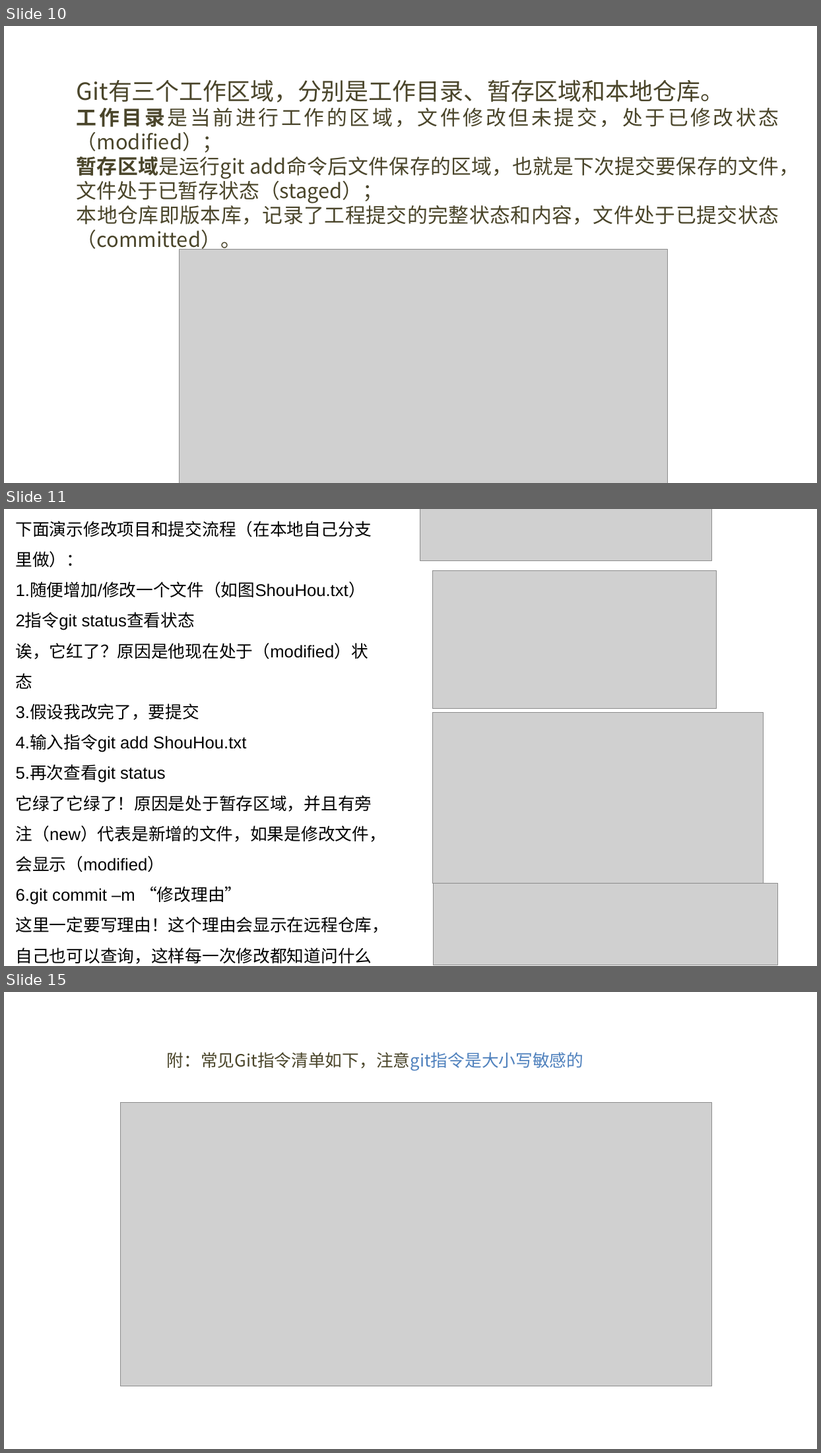
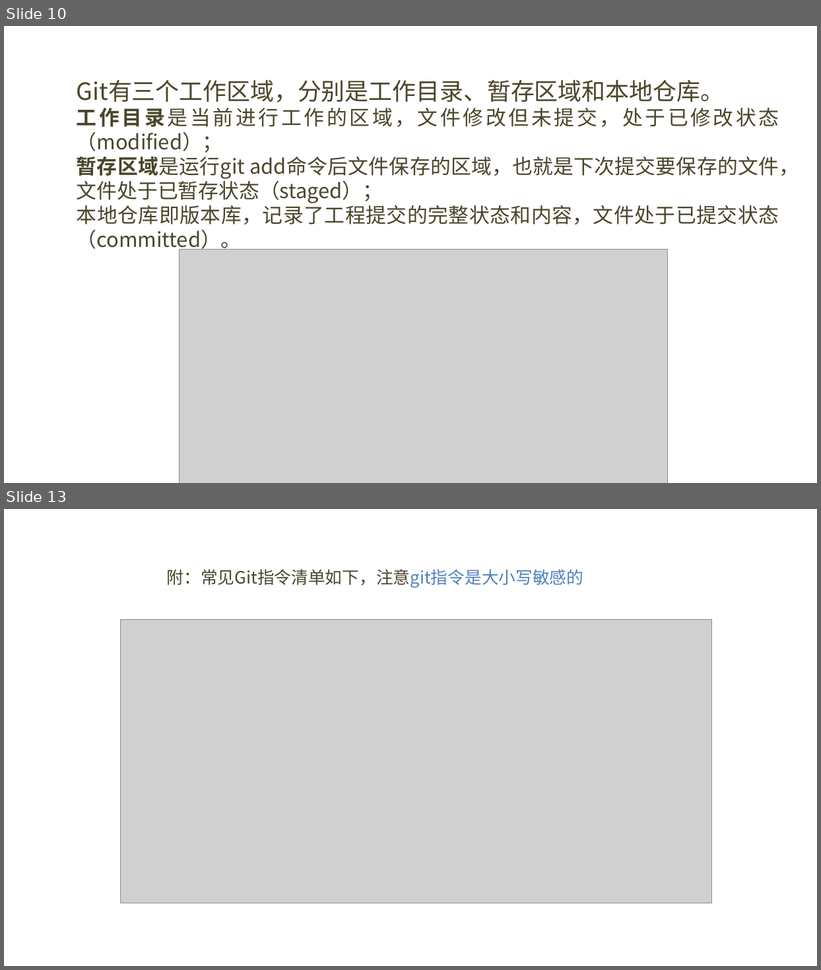
Before and after one commit to BUAAVolunteer/BUAAVolunteer-Learn, a slide deck: 教学文档/01 开发准备/01 Git操作ppt.pptx. Shown one above the other, each under a label of ours: slides 10, 11 and 15 before the commit, slides 10 and 13 after it; the slides between them are not shown. The pictures are 821x1453 and 821x970 pixels, drawn with LibreOffice and Linux fonts; fonts in the diff are those of the drawing; grey boxes stand for pictures; background and template pictures are left out. Boxes give left, top, right and bottom in pixels: in the first picture for what was removed or moved away, otherwise in the second. Text is boxed around its words. In the diff, an @@ line names an element or a change of style, - is before the commit and + after.

Commit message:
修改01教学文档材料

```diff
--- a/教学文档/01 开发准备/01 Git操作ppt.pptx
+++ b/教学文档/01 开发准备/01 Git操作ppt.pptx
@@ slide 11 removed at box(4, 509, 817, 966), background picture (left out) @@
@@ text removed at box(16, 521, 389, 964) @@
-下面演示修改项目和提交流程（在本地自己分支里做）：
-1.随便增加/修改一个文件（如图ShouHou.txt）
-2指令git status查看状态
-诶，它红了？原因是他现在处于（modified）状态
-3.假设我改完了，要提交
-4.输入指令git add ShouHou.txt
-5.再次查看git status
-它绿了它绿了！原因是处于暂存区域，并且有旁注（new）代表是新增的文件，如果是修改文件，会显示（modified）
-6.git commit –m “修改理由”
-这里一定要写理由！这个理由会显示在远程仓库，自己也可以查询，这样每一次修改都知道问什么
@@ picture removed at box(420, 509, 712, 561) @@
@@ picture removed at box(433, 570, 717, 708) @@
@@ picture removed at box(433, 713, 764, 883) @@
@@ picture removed at box(434, 884, 778, 965) @@
@@ what was slide 15 is now slide 13 @@
```
Also in this commit, not shown: 2 slides changed, 2 slides added, 3 other slides removed, 7 other files.
